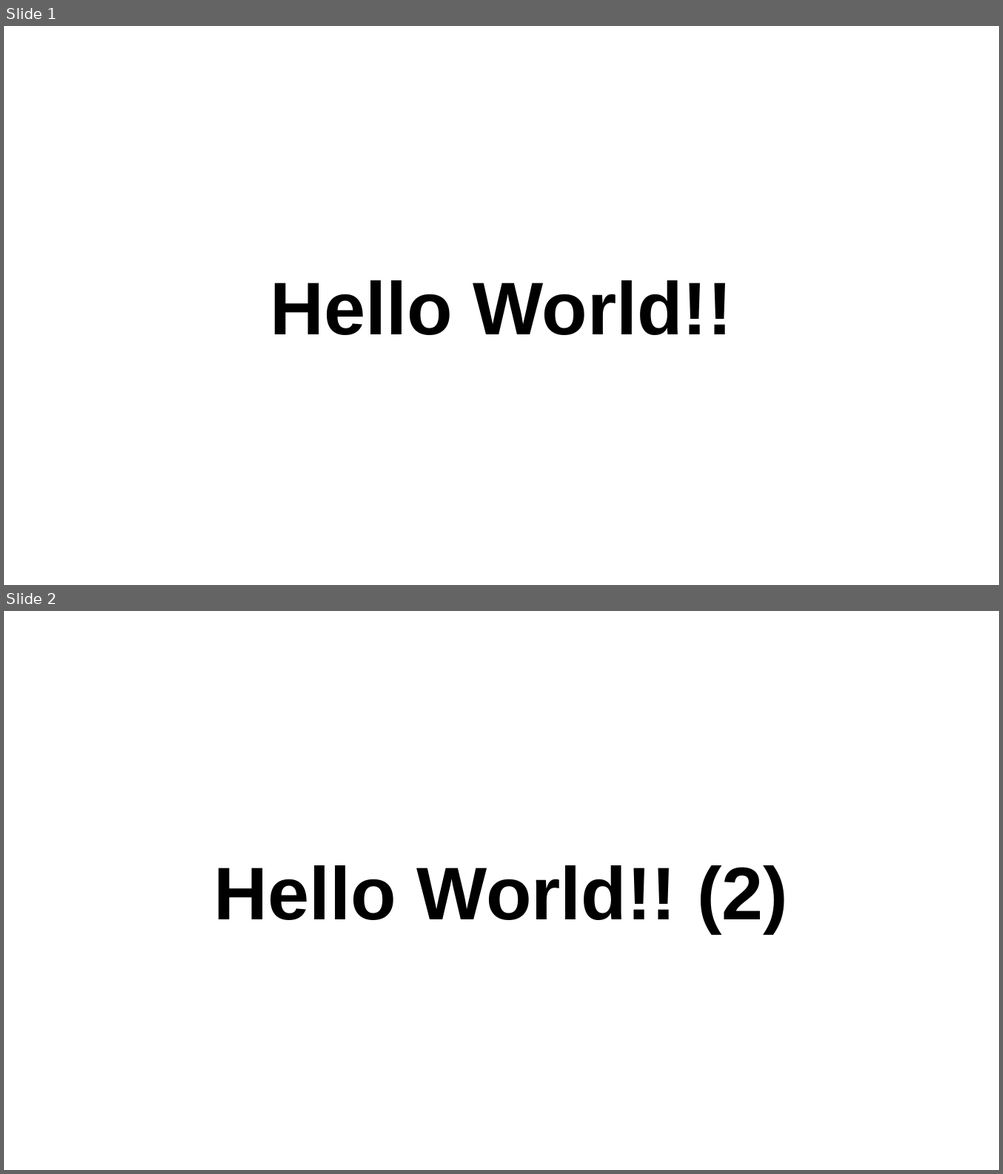
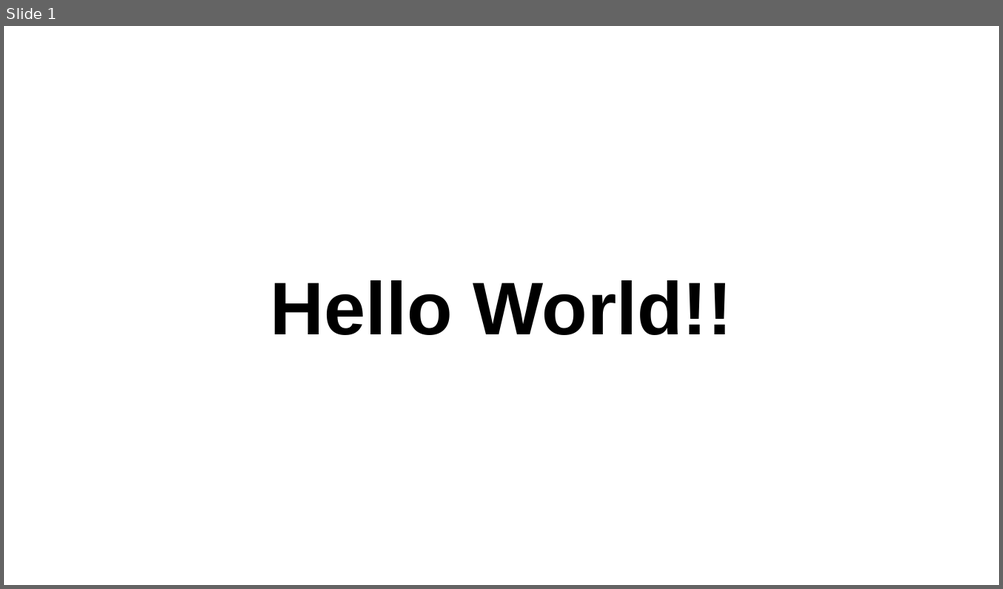
Before and after one commit to tyroruyk/tictacx, a slide deck: others/update_presentation.pptx. Shown one above the other, each under a label of ours: slides 1 and 2 before the commit, slide 1 after it. The pictures are 1003x1174 and 1003x589 pixels, drawn with LibreOffice and Linux fonts; fonts in the diff are those of the drawing. Boxes give left, top, right and bottom in pixels: in the first picture for what was removed or moved away, otherwise in the second. Text is boxed around its words. In the diff, an @@ line names an element or a change of style, - is before the commit and + after.

Commit message:
Delete

```diff
--- a/others/update_presentation.pptx
+++ b/others/update_presentation.pptx
@@ slide 2 removed at <box>4,611,999,1170</box>, background #FFFFFF @@
@@ text removed at <box>214,866,788,933</box> @@
-Hello World!! (2)
```
